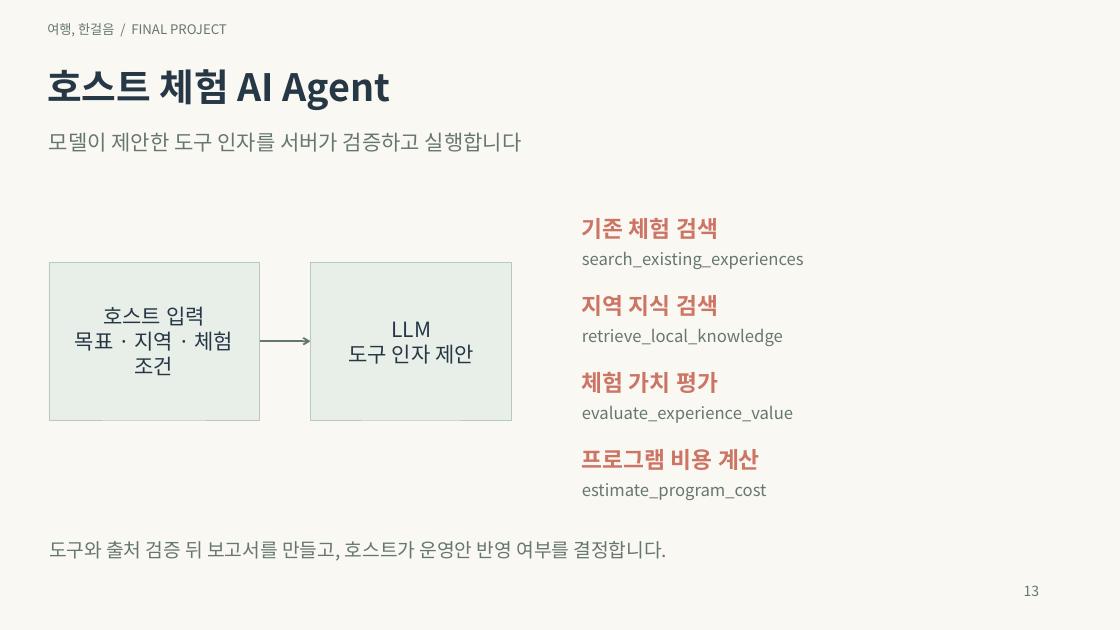
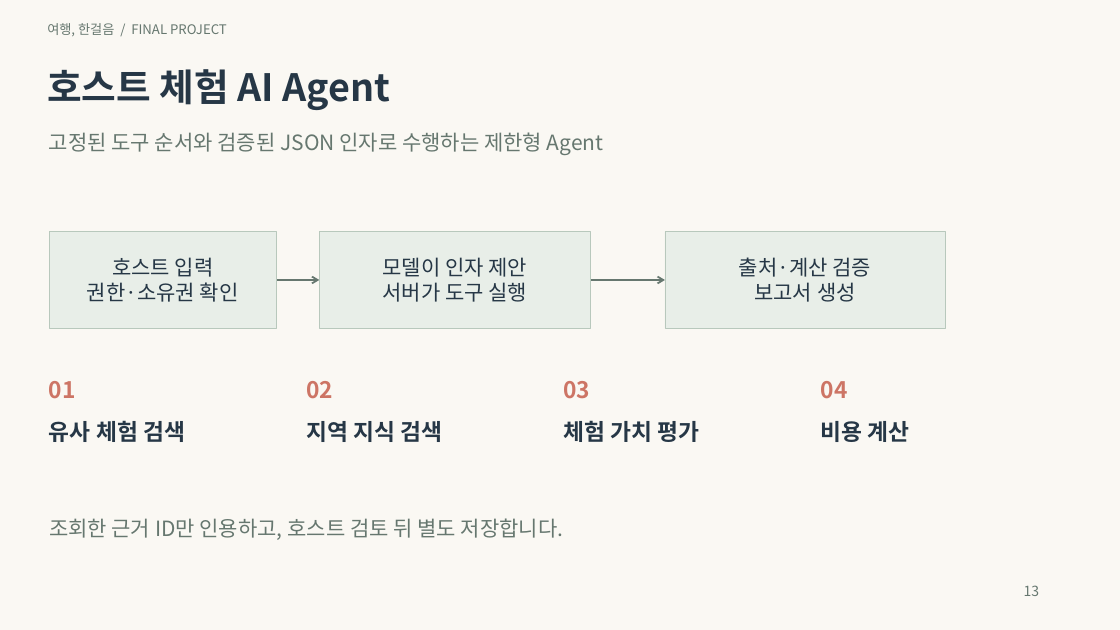
Before and after one commit to inyoung7-lab/AI-Travel-Planner, a slide deck: slide 13 of deliverables/final-project-20261025/04_프로젝트_기획발표.pptx. Drawn at 1120x630 pixels with LibreOffice and Linux fonts; fonts in the diff are those of the drawing. Boxes give left, top, right and bottom in pixels: in the first picture for what was removed or moved away, otherwise in the second. Text is boxed around its words. In the diff, an @@ line names an element or a change of style, - is before the commit and + after.

```diff
--- a/deliverables/final-project-20261025/04_프로젝트_기획발표.pptx
+++ b/deliverables/final-project-20261025/04_프로젝트_기획발표.pptx
@@ text at (49, 132, 604, 155): text changed @@
-모델이 제안한 도구 인자를 서버가 검증하고 실행합니다
+고정된 도구 순서와 검증된 JSON 인자로 수행하는 제한형 Agent
@@ rectangle "호스트 입력": place and size @@
-rectangle "호스트 입력" at (49, 262, 259, 420)
+rectangle "호스트 입력" at (49, 232, 276, 329)
@@ rectangle added at (319, 232, 591, 329), fill #E8EEE8, outline #B8C8BC 0.75 pt, 18 pt, text #263746 @@
+모델이 인자 제안
+서버가 도구 실행
@@ rectangle added at (665, 232, 945, 329), fill #E8EEE8, outline #B8C8BC 0.75 pt, 18 pt, text #263746 @@
+출처·계산 검증
+보고서 생성
@@ rectangle removed at (311, 262, 513, 420) @@
-LLM
-도구 인자 제안
@@ text removed at (582, 252, 804, 269) @@
-search_existing_experiences
@@ text in rectangle at (87, 282, 239, 302): text changed @@
-목표 · 지역 · 체험 조건
+권한·소유권 확인
@@ arrow moved from (259, 341) - (311, 341) to (276, 280) - (319, 280) @@
@@ arrow added from (591, 280) to (665, 280), #66776F 1.5 pt @@
@@ text removed at (582, 329, 783, 346) @@
-retrieve_local_knowledge
@@ text added at (49, 381, 76, 399), 19.5 pt, text #CD7565, bold @@
+01
@@ text added at (306, 381, 333, 399), 19.5 pt, text #CD7565, bold @@
+02
@@ text added at (563, 381, 590, 399), 19.5 pt, text #CD7565, bold @@
+03
@@ text added at (821, 381, 848, 399), 19.5 pt, text #CD7565, bold @@
+04
@@ text "지역 지식 검색" at (306, 421, 442, 442): text colour #CD7565 to #263746 @@
@@ text "지역 지식 검색": place and size @@
-text "지역 지식 검색" at (582, 295, 718, 316)
+text "지역 지식 검색" at (306, 421, 442, 442)
@@ text "체험 가치 평가": place and size @@
-text "체험 가치 평가" at (582, 372, 718, 393)
+text "체험 가치 평가" at (563, 420, 700, 442)
@@ text "체험 가치 평가" at (563, 420, 700, 442): text colour #CD7565 to #263746 @@
@@ text removed at (582, 406, 793, 423) @@
-evaluate_experience_value
@@ text at (49, 420, 185, 442): text changed; text colour #CD7565 to #263746 @@
-기존 체험 검색
+유사 체험 검색
@@ text at (821, 421, 910, 442): text changed; text colour #CD7565 to #263746 @@
-프로그램 비용 계산
+비용 계산
@@ text removed at (582, 483, 767, 500) @@
-estimate_program_cost
@@ text at (49, 518, 563, 540): text changed; size 16.5 to 18 pt @@
-도구와 출처 검증 뒤 보고서를 만들고, 호스트가 운영안 반영 여부를 결정합니다.
+조회한 근거 ID만 인용하고, 호스트 검토 뒤 별도 저장합니다.
```
Also in this commit, not shown: 14 other slides changed, 1 slide added, 1 slide removed, 6 other files.
